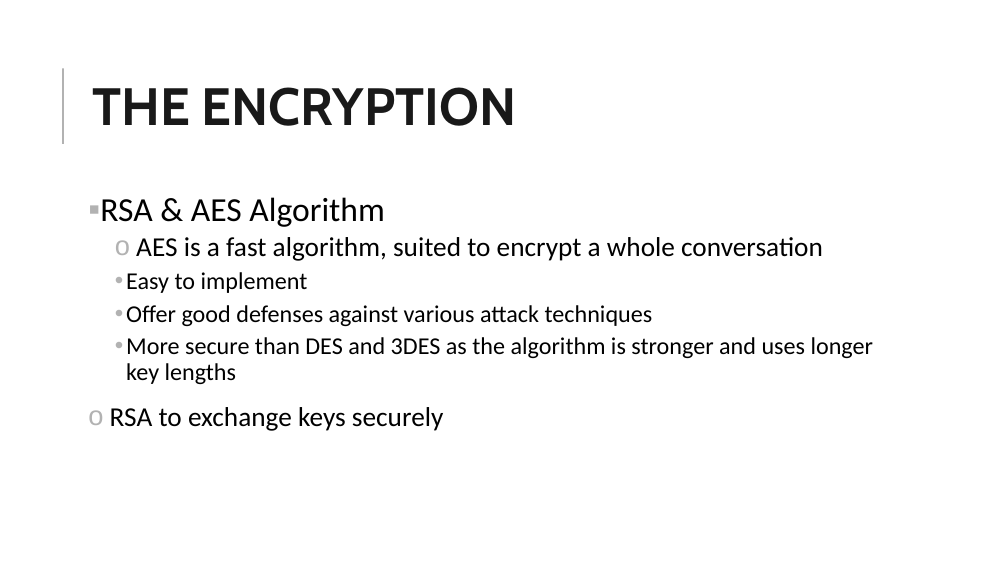
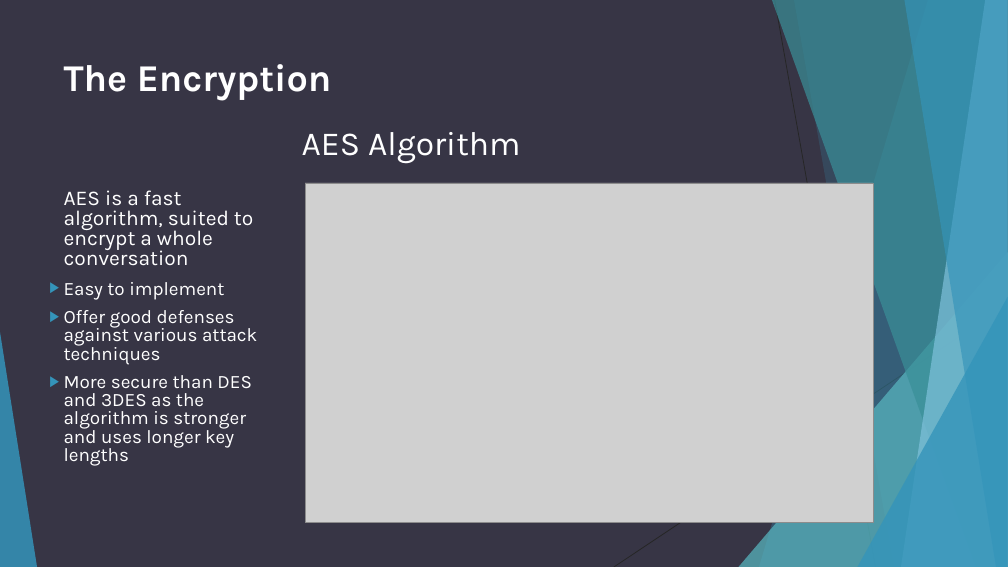
Before and after one commit to adhipoer/Chat, a slide deck: slide 7 of Chat Application with Encryption.ppt (slide 3 before the commit). Drawn at 1008x567 pixels with LibreOffice and Linux fonts; fonts in the diff are those of the drawing; grey boxes stand for pictures. Boxes give left, top, right and bottom in pixels: in the first picture for what was removed or moved away, otherwise in the second. Text is boxed around its words. In the diff, an @@ line names an element or a change of style, - is before the commit and + after.

```diff
--- a/Chat Application with Encryption.ppt
+++ b/Chat Application with Encryption.ppt
@@ background #FFFFFF to #373545 @@
@@ title "The Encryption" at [64,64,332,101]: vertical alignment middle to top @@
@@ line removed from (63, 144) to (63, 68) @@
@@ title at [64,64,332,101]: text changed; size 50 to 36 pt; font Cabin to Karla; text colour #191919 to #FFFFFF @@
-THE ENCRYPTION
+The Encryption
@@ text added at [302,132,520,164], 32 pt, text #FFFFFF @@
+AES Algorithm
@@ text "AES is a fast algorithm, ...": place and size @@
-text "AES is a fast algorithm, ..." at [100,197,874,431]
+text "AES is a fast algorithm, ..." at [64,190,257,466]
@@ text "AES is a fast algorithm, ..." at [64,190,257,466]: size 26 to 20 pt in "AES is a fast algorithm, suited to ..."; font Calibri to Karla, text colour #000000 to #FFFFFF; size 23 to 18 pt in "Easy to implement", "Offer good defenses against various attack techniques", "More secure than DES and 3DES as ..."; bullet o to none; line spacing 0.9 to 0.8; more space between paragraphs; bullet • to ▶; bullet colour #B2B2B2 to #3494BA @@
@@ text at [100,197,385,227]: paragraph removed @@
-▪ RSA & AES Algorithm
@@ picture added at [305,183,873,522] @@
@@ group added at [0,0,1007,567]: 5 freeform shapes, 3 triangles, 2 lines @@
@@ text at [110,407,443,431]: paragraph removed @@
-o RSA to exchange keys securely
```
Also in this commit, not shown: 4 other slides changed, 4 slides added.
